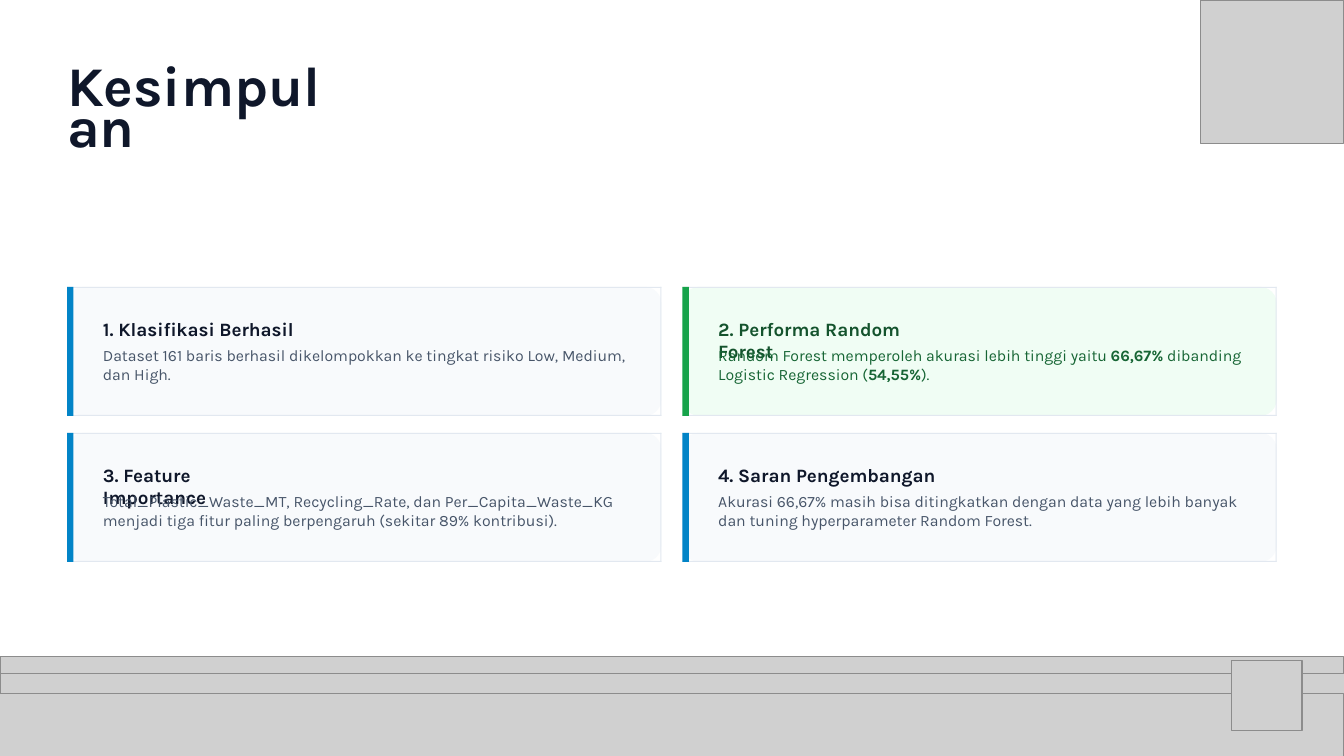
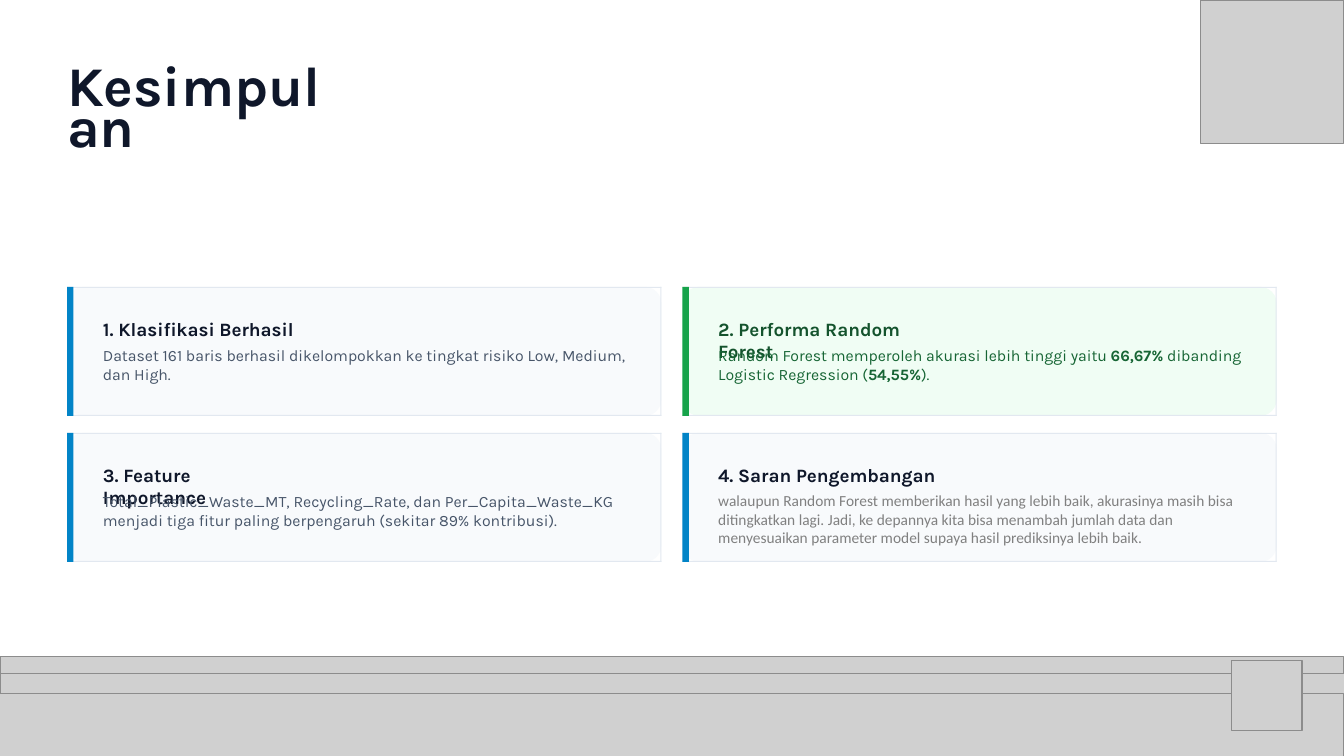
Before and after one commit to purnamakilat207-beep/SGDS14, a slide deck: slide 16 of Klasifikasi_Tingkat_Risiko_Sampah_Plastik_Pesisir_kel_5.pptx. Drawn at 1344x756 pixels with LibreOffice and Linux fonts; fonts in the diff are those of the drawing; grey boxes stand for pictures; background and template pictures are left out. Boxes give left, top, right and bottom in pixels: in the first picture for what was removed or moved away, otherwise in the second. Text is boxed around its words. In the diff, an @@ line names an element or a change of style, - is before the commit and + after.

Commit message:
Memperbarui presentasi proyek

```diff
--- a/Klasifikasi_Tingkat_Risiko_Sampah_Plastik_Pesisir_kel_5.pptx
+++ b/Klasifikasi_Tingkat_Risiko_Sampah_Plastik_Pesisir_kel_5.pptx
@@ text at (718, 495, 1233, 546): text changed; size 11.2 to 11 pt; font Karla to Calibri; text colour #475569 to #808080 @@
-Akurasi 66,67% masih bisa ditingkatkan dengan data yang lebih banyak dan tuning hyperparameter Random Forest.
+walaupun Random Forest memberikan hasil yang lebih baik, akurasinya masih bisa ditingkatkan lagi. Jadi, ke depannya kita bisa menambah jumlah data dan menyesuaikan parameter model supaya hasil prediksinya lebih baik.
```
